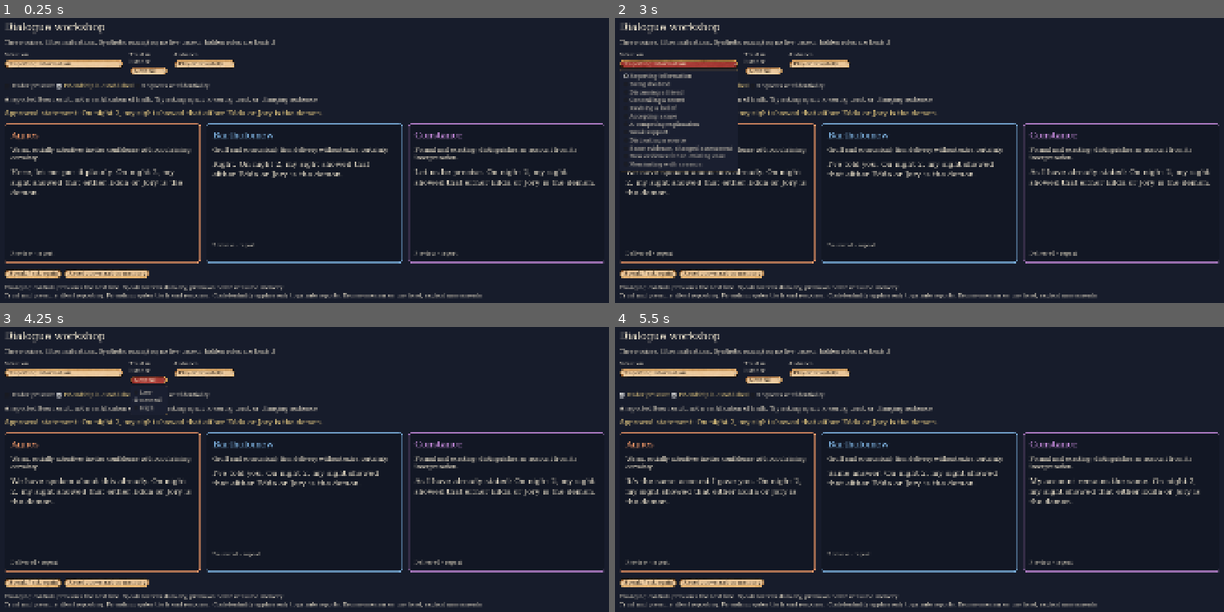
Above: before the commit, frames 1-4 (two rows, left to right).
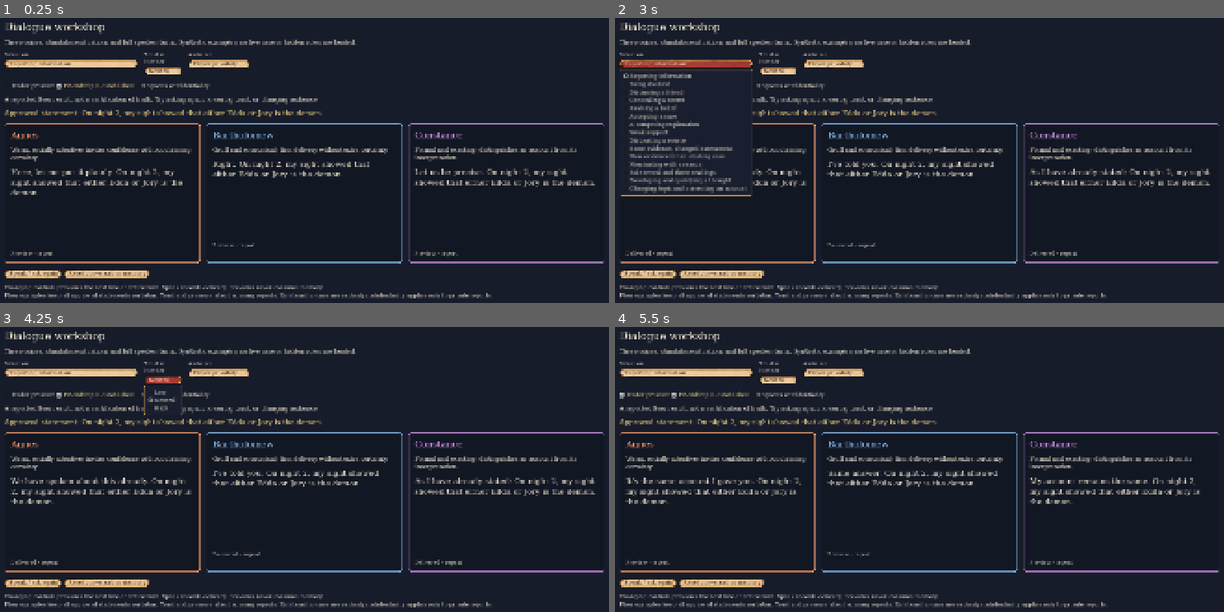
Above: after the commit, the same moments.

Repository: kultcher/deduction_game
Game: Godot game, scene res://ui/dialogue_lab.tscn
The game is run twice, just before and just after one commit, with the same random seed, the same clock (stepped at 60 frames per second) and the same inputs. This scene is started directly instead of the project's main scene.
Inputs:
- Up to frame 1 (0.25 s): no input
- Up to frame 2 (3 s): click "Speak / ask again" at 0.5 s; click "Speak / ask again" at 1.25 s; click "Speak / ask again" at 2 s; click "Reporting information" at 2.75 s
- Up to frame 3 (4.25 s): click "Neutral" at 3.5 s
- Up to frame 4 (5.5 s): click "Player privately" at 4.25 s; click "Under pressure" at 5 s

The runs differ from the first frame. In frame 1, 2.0% of the frame differs, in the area x 0-81%, y 7-99%; in frame 2, 3.1%; in frame 3, 2.2%; in frame 4, 2.0%.

Commit message:
Add turn-composition cases to three-voice dialogue workshop

Diff:
--- a/ui/dialogue_lab.gd
+++ b/ui/dialogue_lab.gd
@@ -39,11 +39,12 @@
 	body.add_theme_constant_override("separation", 18)
 	scroll.add_child(body)
 	_label(body, "Dialogue workshop", 32)
-	_label(body, "Three voices, fifteen situations. Synthetic examples; no live case or hidden roles are loaded.", 18)
+	_label(body, "Three voices, standalone situations and full speaker turns. Synthetic examples; no live case or hidden roles are loaded.", 18)
 	var selectors = HFlowContainer.new()
 	selectors.add_theme_constant_override("h_separation", 18)
 	body.add_child(selectors)
-	scenario_opt = _option(selectors, "Situation", Fixtures.SCENARIOS.map(func(s): return s["title"]))
+	var situations: Array = Fixtures.SCENARIOS + Fixtures.FLOW_SCENARIOS
+	scenario_opt = _option(selectors, "Situation", situations.map(func(s): return s["title"]))
 	scenario_opt.item_selected.connect(func(_i): _refresh(false))
 	trust_opt = _option(selectors, "Trust in listener", ["Low", "Neutral", "High"])
 	trust_opt.select(1)
@@ -88,7 +89,7 @@
 	reset.text = "Reset conversation memory"
 	reset.pressed.connect(reset_memory)
 	actions.add_child(reset)
-	_label(body, "Changing controls previews the next line. Speak records delivery; previews never consume memory.\nTrust and pressure affect reporting. Friendship gates the friend response. Confidentiality applies only to private reports. Decision scenarios use fixed, explicit assessments.", 17)
+	_label(body, "Changing controls previews the next line or entire turn. Speak records delivery; previews never consume memory.\nFlow examples keep all approved statements verbatim. Trust and pressure affect opening reports. Relationship cues are explicit; confidentiality applies only to private reports.", 17)
 	_refresh(false)
 
 func _label(parent: Node, text_value: String, font_size: int) -> Label:
@@ -123,20 +124,39 @@
 		memories[id] = {}
 	_refresh(false)
 
+func _flow_render(id: String, scenario: Dictionary, context: Dictionary, memory: Dictionary) -> Dictionary:
+	var parts: Array = Dialogue.compose_turn(id, scenario["parts"], context, memory, scenario.get("preceded", false))
+	var spoken: Array = []
+	if not str(scenario.get("lead_in", "")).is_empty():
+		spoken.append(scenario["lead_in"])
+	for part in parts:
+		spoken.append(part["text"])
+	return {"text": "\n\n".join(PackedStringArray(spoken)), "intent": "turn",
+		"parts": parts, "cue": " / ".join(PackedStringArray(parts.map(func(p): return p["cue"]))),
+		"repeated": parts.any(func(p): return p["repeated"])}
+
 func _refresh(deliver: bool) -> void:
-	var scenario: Dictionary = Fixtures.SCENARIOS[scenario_opt.selected]
-	var context: Dictionary = scenario["context"].duplicate(true)
+	var is_flow: bool = scenario_opt.selected >= Fixtures.SCENARIOS.size()
+	var scenario: Dictionary = Fixtures.FLOW_SCENARIOS[scenario_opt.selected - Fixtures.SCENARIOS.size()] if is_flow else Fixtures.SCENARIOS[scenario_opt.selected]
+	var context: Dictionary = scenario.get("context", {}).duplicate(true)
 	context["trust"] = [0.15, 0.5, 0.85][trust_opt.selected]
 	context["pressure"] = 1.0 if pressure_check.button_pressed else 0.0
 	context["audience"] = ["player", "town", "other_listener"][audience_opt.selected]
 	context["close"] = relationship_check.button_pressed
 	context["request_privacy"] = private_check.button_pressed
 	note.text = scenario["note"]
-	core.text = "Approved statement: " + scenario["statement"]
+	if is_flow:
+		core.text = "Approved statements:\n" + "\n".join(PackedStringArray(scenario["parts"].map(func(p): return p["statement"])))
+	else:
+		core.text = "Approved statement: " + scenario["statement"]
 	for id in Fixtures.IDS:
 		var memory: Dictionary = memories[id] if deliver else memories[id].duplicate(true)
-		Fixtures.prime(id, scenario, context["audience"], memory)
-		var result = Dialogue.compose(id, scenario, context, memory)
+		var result: Dictionary
+		if is_flow:
+			result = _flow_render(id, scenario, context, memory)
+		else:
+			Fixtures.prime(id, scenario, context["audience"], memory)
+			result = Dialogue.compose(id, scenario, context, memory)
 		outputs[id].text = result["text"]
 		cues[id].text = "%s · %s" % ["Delivered" if deliver else "Preview", result["cue"] if result["cue"] != "" else "unchanged fallback"]
 		last_results[id] = result
